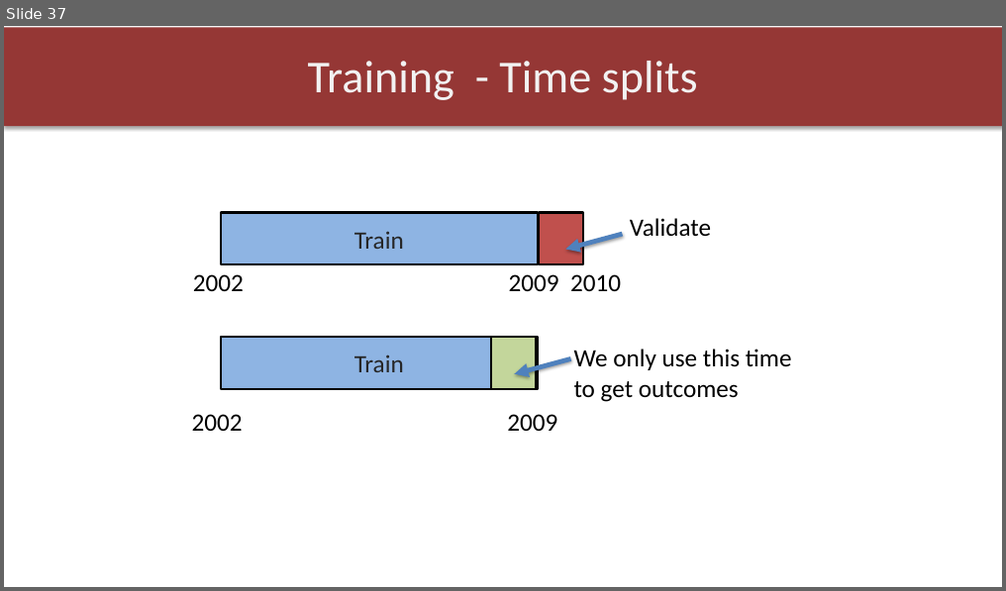
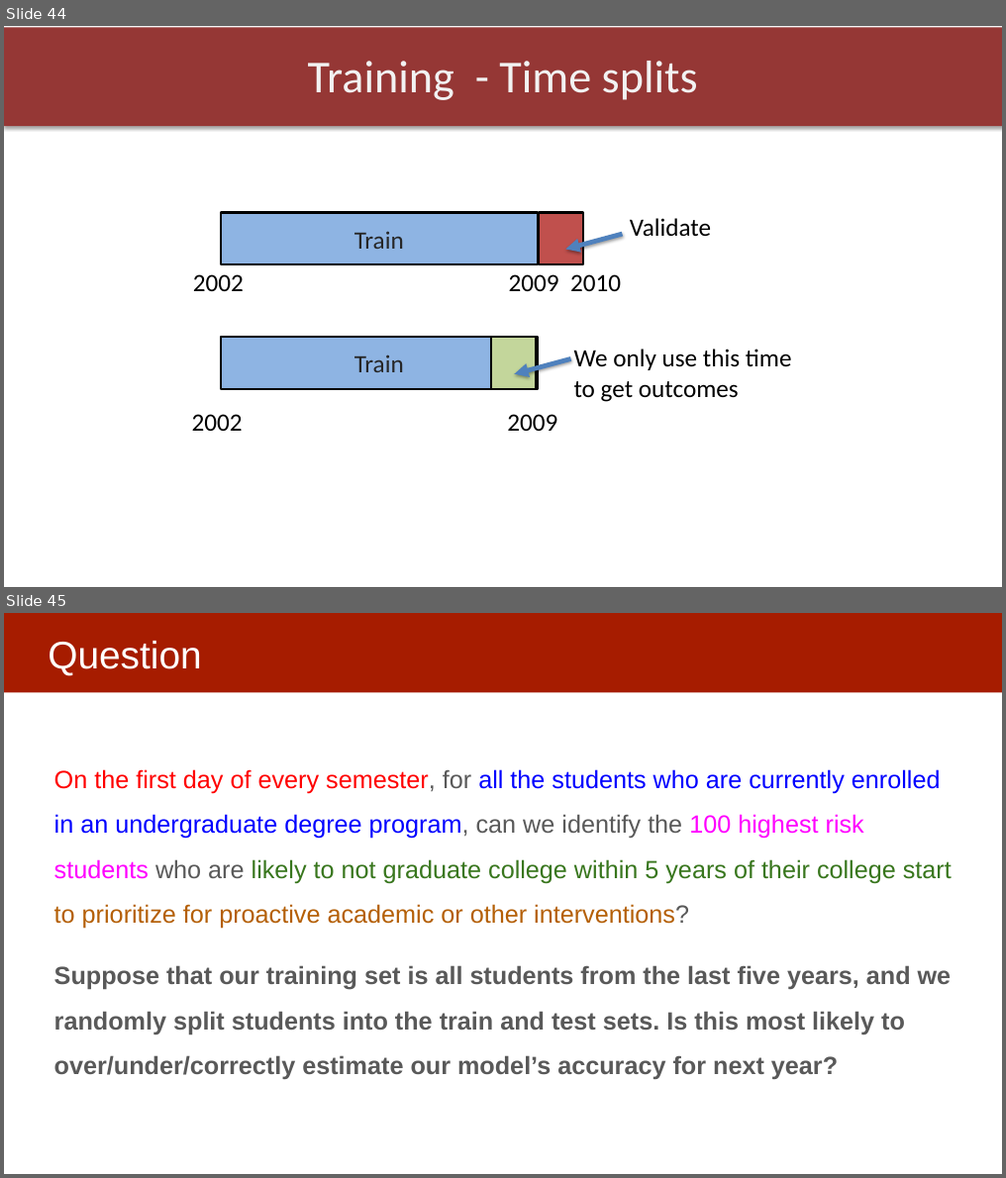
Before and after one commit to dssg/MLinPractice, a slide deck: Lectures/Lecture5-ModelSelection.pptx. Shown one above the other, each under a label of ours: slide 37 before the commit, slides 44 and 45 after it. The pictures are 1006x591 and 1006x1178 pixels, drawn with LibreOffice and Linux fonts; fonts in the diff are those of the drawing. Boxes give left, top, right and bottom in pixels: in the first picture for what was removed or moved away, otherwise in the second. Text is boxed around its words. In the diff, an @@ line names an element or a change of style, - is before the commit and + after.

```diff
--- a/Lectures/Lecture5-ModelSelection.pptx
+++ b/Lectures/Lecture5-ModelSelection.pptx
@@ slide 45 added at [4, 613, 1002, 1174], background #FFFFFF @@
@@ rectangle added at [4, 613, 1002, 692], fill #A61C00 @@
@@ title added at [48, 641, 201, 675], 37 pt, text #FFFFFF @@
+Question
@@ text added at [54, 769, 951, 1079], 24 pt, text #595959 @@
+On the first day of every semester, for all the students who are currently enrolled in an undergraduate degree program, can we identify the 100 highest risk students who are likely to not graduate college within 5 years of their college start to prioritize for proactive academic or other interventions?
+Suppose that our training set is all students from the last five years, and we randomly split students into the train and test sets. Is this most likely to over/under/correctly estimate our model’s accuracy for next year?
@@ what was slide 37 is now slide 44 @@
```
Also in this commit, not shown: 13 slides changed, 13 other slides added, 3 slides removed, 1 other file.
